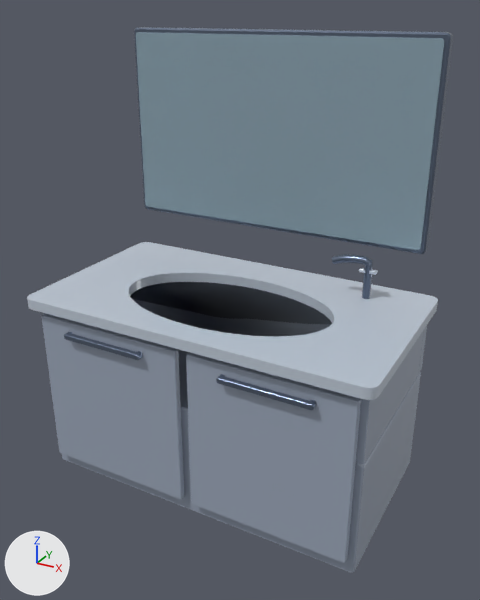
Before and after pictures for a commit that changed the glTF model homeos/frontend/public/static/3d-studio/models/家居/卫浴用品/台盆.glb.
One viewpoint serves both versions: a camera (50 mm lens) standing at (0.744, -1.31, 1.187) and looking at (0.026, -0.004, 0.534). Every picture has the same lights, and +X, +Y and +Z are marked at lower left. The picture after the commit comes second. Where no turn or scale is listed for an object, it has been applied to the vertices. Vertices at exactly the same position are counted once.

Objects in the first picture: 'accent', 'body', 'dark', 'glass', 'light', 'soft'.
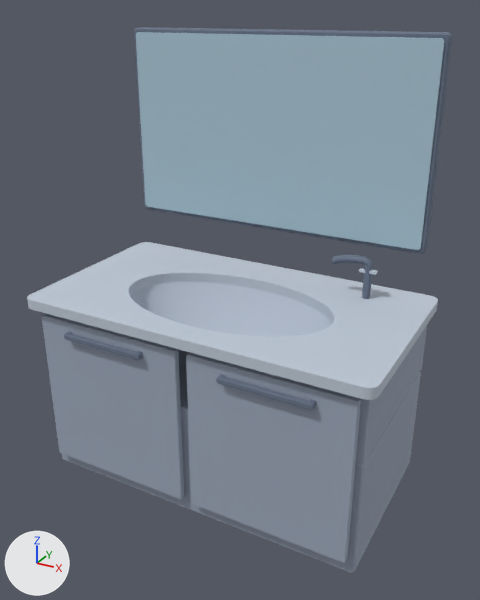
What the commit changed:
In material 'basin-candidate-glass' (mat_basin_candidate_glass), alpha goes from 0.5 to 1.0.
me_soft is used by ob_soft; location (0.0, 0.0, 0.0).
me_soft had 262 vertices, 512 faces and spanned x -0.272..0.272, y -0.183..0.133, z 0.391..0.507.
me_soft now has 156 vertices, 246 faces and spans x -0.272..0.272, y -0.183..0.133, z 0.391..0.507.
Part 1, on me_soft:
106 vertices are removed from x -0.223..0.223, y -0.183..0.114, z 0.391..0.507.
429 faces are deleted.
163 new faces join them.

Changed parts and their boxes [x1, y1, x2, y2] in the pictures (480 x 600 px):
'glass', surface changed
    both: [136, 32, 444, 250]
part 1 of me_soft, cut back
    before: [130, 282, 332, 337]
    after: [141, 282, 329, 337]
